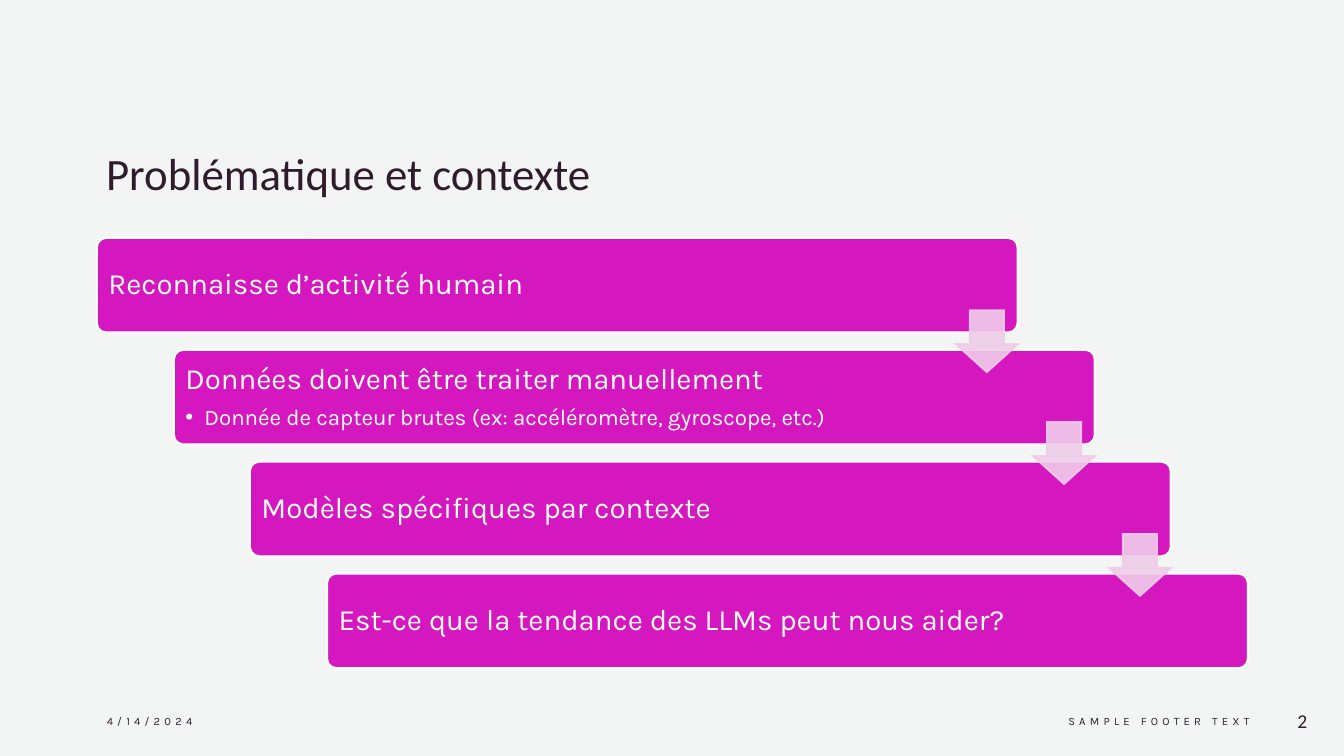
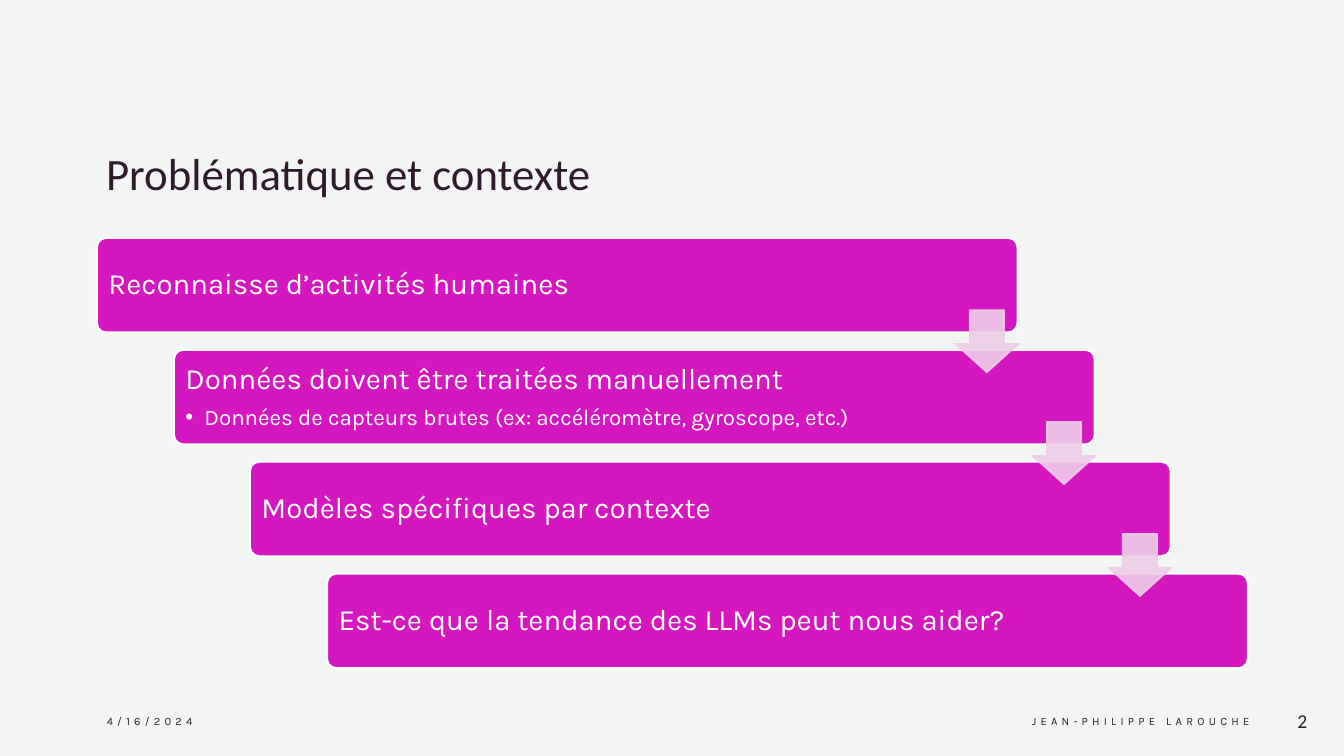
Before and after one commit to JPLUQAC/8INF892, a slide deck: slide 2 of Travaux/Presentation_Article/Resume_Article_LARJ07089501.pptx. Drawn at 1344x756 pixels with LibreOffice and Linux fonts; fonts in the diff are those of the drawing. Boxes give left, top, right and bottom in pixels: in the first picture for what was removed or moved away, otherwise in the second. Text is boxed around its words. In the diff, an @@ line names an element or a change of style, - is before the commit and + after.

```diff
--- a/Travaux/Presentation_Article/Resume_Article_LARJ07089501.pptx
+++ b/Travaux/Presentation_Article/Resume_Article_LARJ07089501.pptx
@@ text at [108,271,569,295]: text changed @@
-Reconnaisse d’activité humain
+Reconnaisse d’activités humaines
@@ text at [185,366,848,431]: text changed @@
-Données doivent être traiter manuellement
-  • Donnée de capteur brutes (ex: accéléromètre, gyroscope, etc.)
+Données doivent être traitées manuellement
+  • Données de capteurs brutes (ex: accéléromètre, gyroscope, etc.)
@@ text at [107,717,193,726]: text changed @@
-4/14/2024
+4/16/2024
@@ text at [1032,718,1249,725]: text changed @@
-SAMPLE FOOTER TEXT
+JEAN-PHILIPPE LAROUCHE
```
Also in this commit, not shown: 4 other slides changed, 45 other files.
